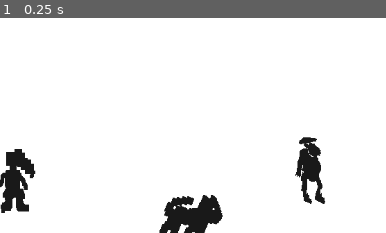
Above: before the commit, frame 1.
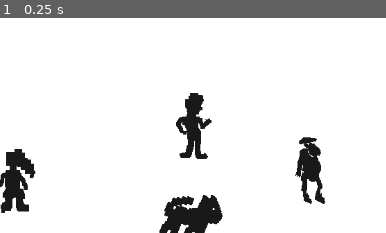
Above: after the commit, the same moment.

Repository: nqpz/ngj-2026
Game: Godot game, scene res://node_2d.tscn
The game is run twice, just before and just after one commit, with the same random seed, the same clock (stepped at 60 frames per second) and the same inputs.
Inputs:
- Up to frame 1 (0.25 s): no input
The pictures show only the part of the screen within x 27-77%, y 4-54%; the shares and areas given below are measured in that part.

The runs differ from the first frame. In frame 1, 1.5% of the frame differs, in the area x 45-55%, y 34-66%.

Commit message:
Add person

Diff:
--- a/node_2d.tscn
+++ b/node_2d.tscn
@@ -6,6 +6,7 @@
 [ext_resource type="Texture2D" uid="uid://wubijvlt275m" path="res://Drawings/dog.png" id="5_d21ai"]
 [ext_resource type="Texture2D" uid="uid://tderinhih3wo" path="res://Drawings/bearded_man.png" id="6_kdubu"]
 [ext_resource type="Texture2D" uid="uid://b3k6b2a3clu4q" path="res://Drawings/tree.png" id="7_d21ai"]
+[ext_resource type="Texture2D" uid="uid://b46dhk38rr7c5" path="res://Drawings/person.png" id="8_rj586"]
 [ext_resource type="Texture2D" uid="uid://heoh7w1kcvkf" path="res://Drawings/woman.png" id="9_ir8iy"]
 
 [node name="Node2D" type="Node2D" unique_id=1876203803]
@@ -42,5 +43,8 @@
 [node name="Tree" parent="Drawings" unique_id=1134631513 instance=ExtResource("2_0e48y")]
 position = Vector2(92, 470)
 image = ExtResource("7_d21ai")
+[node name="Person" parent="Drawings" unique_id=2023863569 instance=ExtResource("2_0e48y")]
+position = Vector2(601, 201)
+image = ExtResource("8_rj586")
 
 [connection signal="timeout" from="Background/FadeOutTimer" to="Background" method="darken"]
Binary file added: Drawings/person.aseprite
Binary file added: Drawings/person.png
Not shown, added: Drawings/person.png.import
